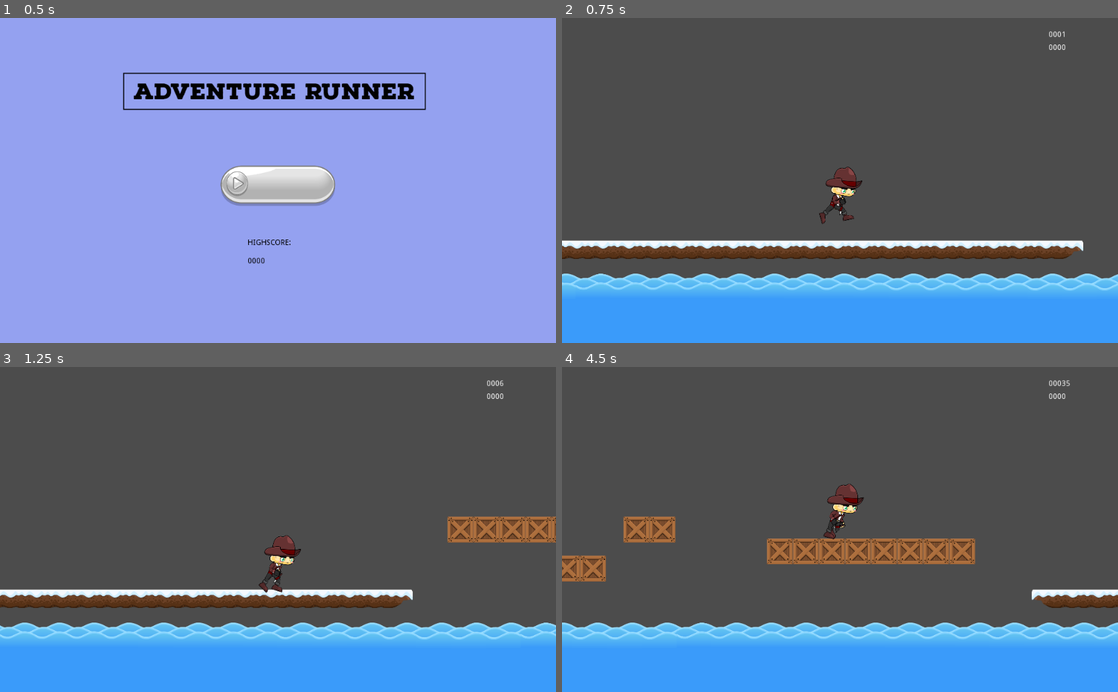
Above: before the commit, frames 1-4 (two rows, left to right).
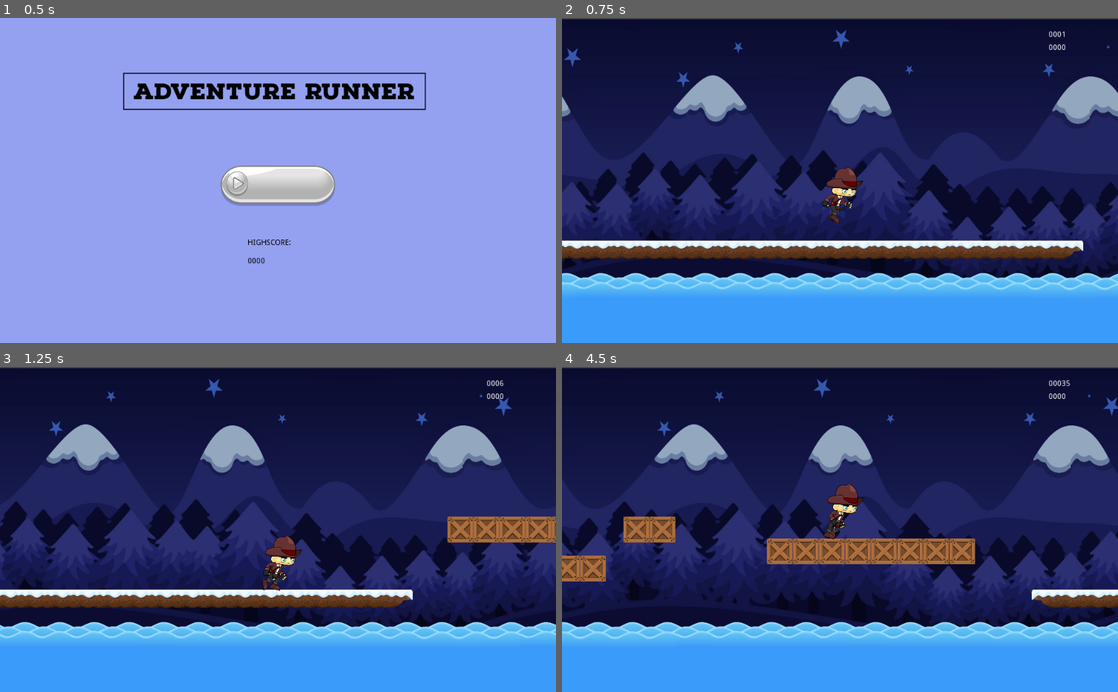
Above: after the commit, the same moments.

Repository: RahulBarna00/EndlessRunner
Game: Godot game, scene res://Assets/Scenes/MainUI.tscn
The game is run twice, just before and just after one commit, with the same random seed, the same clock (stepped at 60 frames per second) and the same inputs.
Inputs (mouse positions are in pixels of both pictures, inside the frame that each line leads up to):
- Up to frame 1 (0.5 s): no input
- Up to frame 2 (0.75 s): click (840, 187) at 0.5 s
- Up to frame 3 (1.25 s): no input
- Up to frame 4 (4.5 s): tap Space (jump) at 1.52, 2.27, 3.77 s; hold Down (down) 2.78-3.53 s

Frame 1 is identical in both runs. In frame 2, 74% of the frame differs, in the area x 0-100%, y 0-84%; in frame 3, 74%; in frame 4, 74%.

Commit message:
Final Stage

Diff:
--- a/Assets/Scenes/Ground/Easy/airBox.tscn
+++ b/Assets/Scenes/Ground/Easy/airBox.tscn
@@ -1,6 +1,6 @@
 [gd_scene load_steps=8 format=2]
 
-[ext_resource path="res://Assets/Materials/Decors/Box (1).png" type="Texture" id=1]
+[ext_resource path="res://Assets/Materials/Ground/Box (1).png" type="Texture" id=1]
 [ext_resource path="res://Assets/Scenes/Enemy/barrelEnemy.tscn" type="PackedScene" id=2]
 [ext_resource path="res://Assets/Materials/Ground/14.png" type="Texture" id=3]
 [ext_resource path="res://Assets/Materials/Ground/15.png" type="Texture" id=4]
--- a/Assets/Scenes/Ground/Easy/boxStair.tscn
+++ b/Assets/Scenes/Ground/Easy/boxStair.tscn
@@ -1,6 +1,6 @@
 [gd_scene load_steps=5 format=2]
 
-[ext_resource path="res://Assets/Materials/Decors/Box (1).png" type="Texture" id=1]
+[ext_resource path="res://Assets/Materials/Ground/Box (1).png" type="Texture" id=1]
 
 [sub_resource type="RectangleShape2D" id=1]
 extents = Vector2( 192, 24 )
--- a/Assets/Scenes/Parallax.tscn
+++ b/Assets/Scenes/Parallax.tscn
@@ -1,13 +1,26 @@
-[gd_scene load_steps=5 format=2]
+[gd_scene load_steps=7 format=2]
 
 [ext_resource path="res://Assets/Materials/River/1.png" type="Texture" id=1]
 [ext_resource path="res://Assets/Materials/River/2.png" type="Texture" id=2]
 [ext_resource path="res://Assets/Scripts/Parallax.gd" type="Script" id=3]
+[ext_resource path="res://Assets/Materials/Decors/BGGame.jpg" type="Texture" id=4]
+[ext_resource path="res://Assets/Scripts/Background.gd" type="Script" id=5]
 
 [sub_resource type="RectangleShape2D" id=1]
 extents = Vector2( 512, 40 )
 
 [node name="Parallax" type="Area2D"]
+
+[node name="Background" type="ParallaxBackground" parent="."]
+script = ExtResource( 5 )
+
+[node name="Background" type="ParallaxLayer" parent="Background"]
+motion_mirroring = Vector2( 1028, 0 )
+
+[node name="Sprite" type="Sprite" parent="Background/Background"]
+position = Vector2( 510, 300.75 )
+scale = Vector2( 0.571111, 0.670213 )
+texture = ExtResource( 4 )
 
 [node name="Parallax" type="ParallaxBackground" parent="."]
 script = ExtResource( 3 )
@@ -23,88 +36,84 @@
 [node name="Top" type="Sprite" parent="Parallax/River"]
 
 [node name="Sprite" type="Sprite" parent="Parallax/River/Top"]
-position = Vector2( 32, 498.25 )
+position = Vector2( 32, 497.25 )
 scale = Vector2( 0.5, 0.530303 )
 texture = ExtResource( 1 )
 
 [node name="Sprite2" type="Sprite" parent="Parallax/River/Top"]
-position = Vector2( 96, 497 )
+position = Vector2( 96, 496 )
 scale = Vector2( 0.5, 0.5 )
 texture = ExtResource( 1 )
 
 [node name="Sprite3" type="Sprite" parent="Parallax/River/Top"]
-position = Vector2( 160, 497.125 )
+position = Vector2( 160, 496.125 )
 scale = Vector2( 0.5, 0.507576 )
 texture = ExtResource( 1 )
 
 [node name="Sprite4" type="Sprite" parent="Parallax/River/Top"]
-position = Vector2( 224, 497.25 )
+position = Vector2( 224, 496.25 )
 scale = Vector2( 0.5, 0.510101 )
 texture = ExtResource( 1 )
 
 [node name="Sprite5" type="Sprite" parent="Parallax/River/Top"]
-position = Vector2( 288, 497.125 )
+position = Vector2( 288, 496.125 )
 scale = Vector2( 0.5, 0.507576 )
 texture = ExtResource( 1 )
 
 [node name="Sprite6" type="Sprite" parent="Parallax/River/Top"]
-position = Vector2( 352, 497.25 )
+position = Vector2( 352, 496.25 )
 scale = Vector2( 0.5, 0.510101 )
 texture = ExtResource( 1 )
 
 [node name="Sprite7" type="Sprite" parent="Parallax/River/Top"]
-position = Vector2( 416, 497.5 )
+position = Vector2( 416, 496.5 )
 scale = Vector2( 0.5, 0.515152 )
 texture = ExtResource( 1 )
 
 [node name="Sprite8" type="Sprite" parent="Parallax/River/Top"]
-position = Vector2( 480, 497.625 )
+position = Vector2( 480, 496.625 )
 scale = Vector2( 0.5, 0.517677 )
 texture = ExtResource( 1 )
 
 [node name="Sprite9" type="Sprite" parent="Parallax/River/Top"]
-position = Vector2( 544, 497.625 )
+position = Vector2( 544, 496.625 )
 scale = Vector2( 0.5, 0.517677 )
 texture = ExtResource( 1 )
 
 [node name="Sprite10" type="Sprite" parent="Parallax/River/Top"]
-position = Vector2( 608, 497.75 )
+position = Vector2( 608, 496.75 )
 scale = Vector2( 0.5, 0.520202 )
 texture = ExtResource( 1 )
 
 [node name="Sprite11" type="Sprite" parent="Parallax/River/Top"]
-position = Vector2( 672, 498 )
+position = Vector2( 672, 497 )
 scale = Vector2( 0.5, 0.525253 )
 texture = ExtResource( 1 )
 
 [node name="Sprite12" type="Sprite" parent="Parallax/River/Top"]
-position = Vector2( 736, 498.125 )
+position = Vector2( 736, 497.125 )
 scale = Vector2( 0.5, 0.527778 )
 texture = ExtResource( 1 )
 
 [node name="Sprite13" type="Sprite" parent="Parallax/River/Top"]
-position = Vector2( 800, 498 )
+position = Vector2( 800, 497 )
 scale = Vector2( 0.5, 0.525253 )
 texture = ExtResource( 1 )
 
 [node name="Sprite14" type="Sprite" parent="Parallax/River/Top"]
-position = Vector2( 864, 498.125 )
+position = Vector2( 864, 497.125 )
 scale = Vector2( 0.5, 0.527778 )
 texture = ExtResource( 1 )
 
 [node name="Sprite15" type="Sprite" parent="Parallax/River/Top"]
-position = Vector2( 928, 498.375 )
+position = Vector2( 928, 497.375 )
 scale = Vector2( 0.5, 0.532828 )
 texture = ExtResource( 1 )
 
 [node name="Sprite16" type="Sprite" parent="Parallax/River/Top"]
-position = Vector2( 992, 498.5 )
+position = Vector2( 992, 497.5 )
 scale = Vector2( 0.5, 0.535354 )
 texture = ExtResource( 1 )
-
-[node name="Background" type="ParallaxBackground" parent="."]
-
-[node name="ParallaxLayer" type="ParallaxLayer" parent="Background"]
 
 [node name="CollisionShape2D" type="CollisionShape2D" parent="."]
 position = Vector2( 512, 560 )
--- a/Assets/Scenes/Player.tscn
+++ b/Assets/Scenes/Player.tscn
@@ -50,5 +50,5 @@
 scale = Vector2( 0.866265, 0.866265 )
 frames = SubResource( 3 )
 animation = "RUN"
-frame = 9
+frame = 3
 playing = true
--- /dev/null
+++ b/Assets/Scripts/Background.gd
@@ -0,0 +1,5 @@
+extends ParallaxBackground
+
+#warning-ignore:unused_argument
+func _process(delta):
+	scroll_base_offset -= Vector2(4,0)
--- a/Assets/Scripts/Player.gd
+++ b/Assets/Scripts/Player.gd
@@ -11,7 +11,6 @@
 
 func _physics_process(delta):
 	vel.y += gravity * delta
-
 	if is_on_floor() and !Input.is_action_just_pressed("down") and !Input.is_action_pressed("jump"):
 		gravity = 1250
 		sprite.play("RUN")
@@ -23,7 +22,6 @@
 	elif Input.is_action_just_pressed("down"):
 		gravity = 4000
 
-
 	vel = move_and_slide(vel, Vector2.UP)
 
 func die ():
Binary file added: Assets/Materials/Decors/BGGame.jpg
Not shown, changed: Assets/Materials/Decors/BGGame.jpg.import
Binary file removed: Assets/Materials/Decors/clouds.png
Renamed: Assets/Materials/Decors/Box (1).png -> Assets/Materials/Ground/Box (1).png
Not shown, changed: Assets/Materials/Ground/Box (1).png.import
